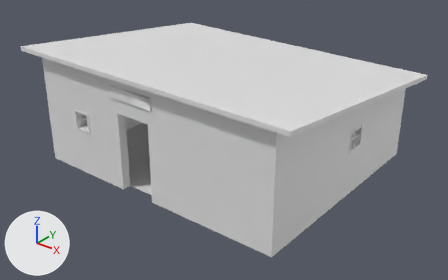
An edit to the FBX model Assets/Environment/LightHouse And Buildings/Models/Lighthouse_Building_Schuppen2.fbx, drawn before and after from the same camera.
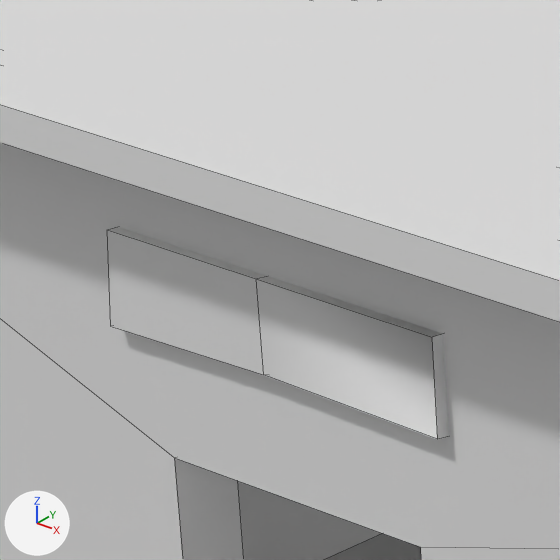
Old and new are each drawn whole from a 50 mm lens placed at (0.0974, -0.1188, 0.0648), pointed at (-0.0013, 0.0046, -0.0117) and again close up on the part from 21% to 37% of the width and 21% to 45% of the height. Lighting does not change. The marker at lower left points along +X, +Y and +Z. The close-ups show mesh edges as thin lines. Vertices at the same position are counted once.

Script lines for the objects in view, before the commit:
```python
me_building_003 = bpy.data.meshes.new('Building.003')
me_building_003.from_pydata(...)  # 238 vertices, 143 faces; spans x -4710176.0..3986856.0, y -1422747.0..1930200.0, z -2631616.0..4315034.0
ob_building = bpy.data.objects.new('Building', me_building_003)
ob_building.location = (0.0, 0.0, 0.0)
ob_building.rotation_euler = (-1.571, 0.0, 0.0)  # degrees (-90, 0, 0)
ob_building.scale = (0.0, 0.0, 0.0)
```
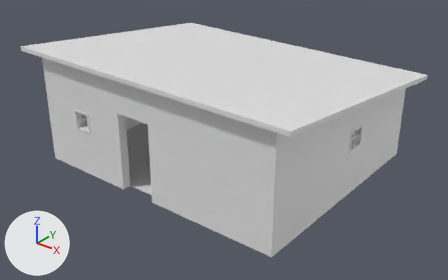
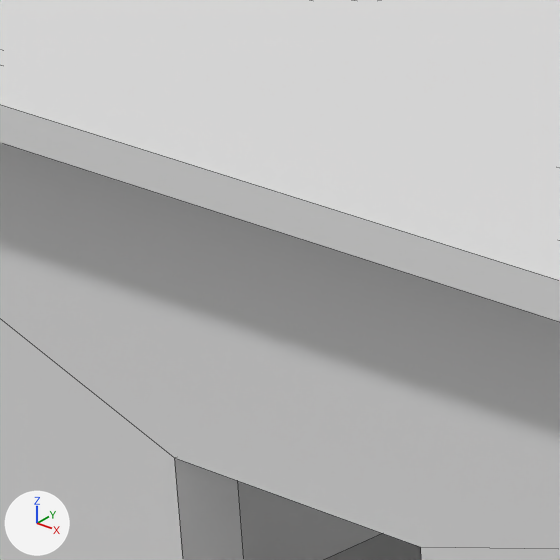
Changed parts and their boxes [x1, y1, x2, y2] in the close-ups (560 x 560 px):
part 1 of me_building_003, deleted
    before: [107, 227, 448, 439]

Edits to the bpy script that builds the scene:
```text
Change me_building_003:
    where me_building_003.from_pydata(...)  # 238 vertices, 143 faces; spans x -4710176.0..3986856.0, y -1422747.0..1930200.0, z -2631616.0..4315034.0
    used by ob_building; location = (0.0, 0.0, 0.0); rotation_euler = (-1.571, 0.0, 0.0), in degrees (-90, 0, 0); scale = (0.0, 0.0, 0.0)
    me_building_003 part 1: the loose piece of 12 vertices spanning x -1500360.0..-98232.0, y -988954.0..-639403.0, z -2393453.0..-2267351.0 is deleted
```
